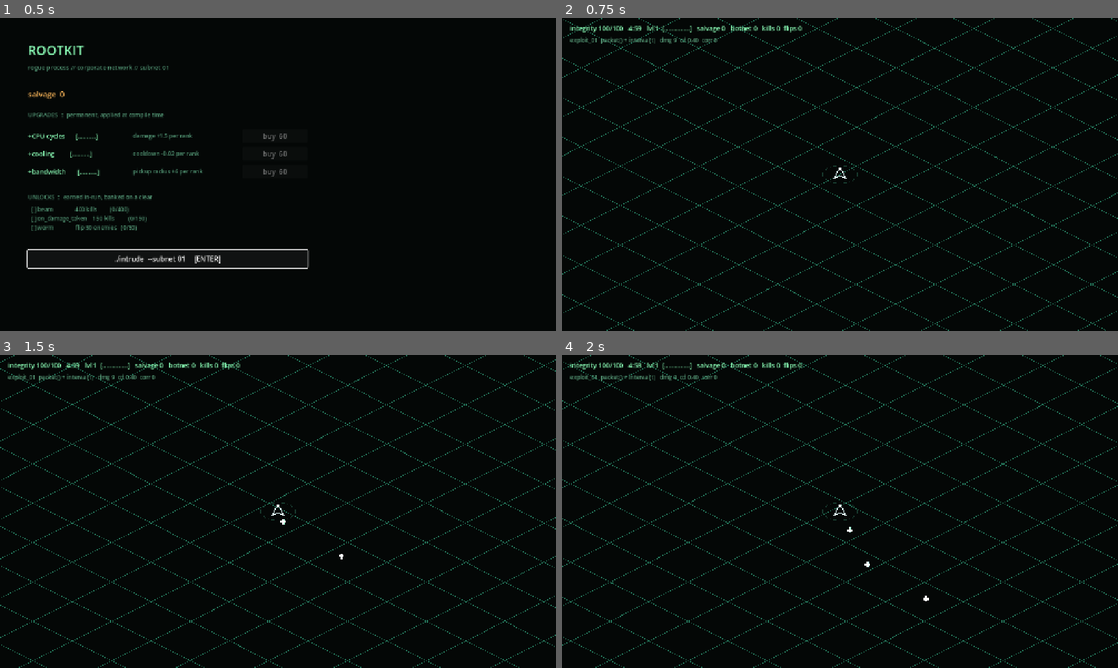
Above: before the commit, frames 1-4 (two rows, left to right).
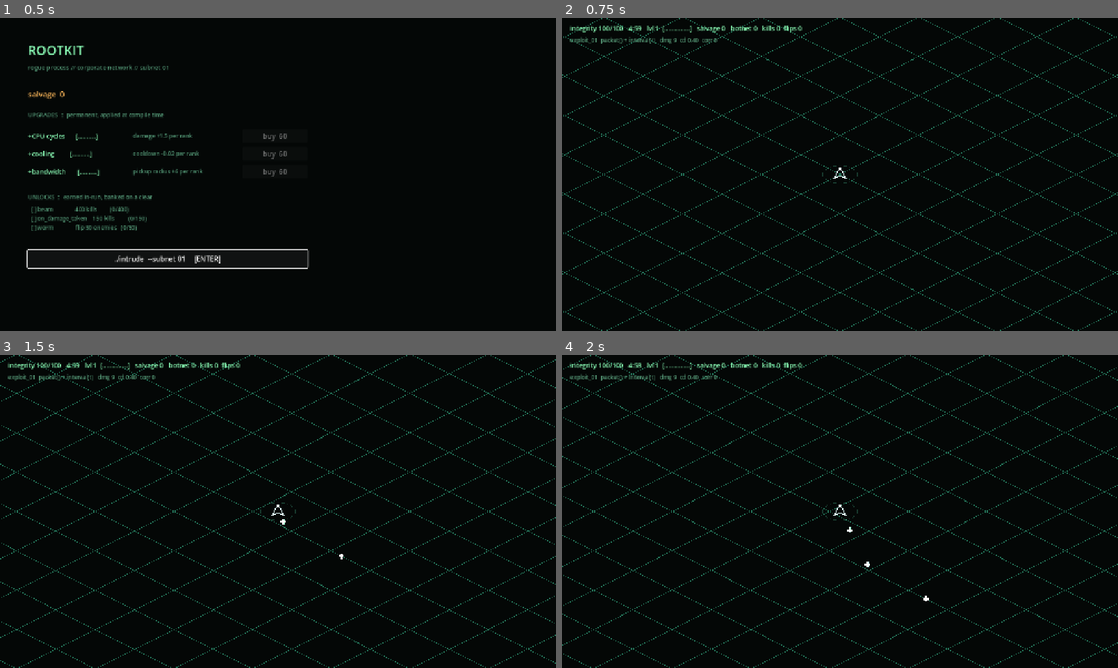
Above: after the commit, the same moments.

Repository: seanperkins/rootkit-game
Game: Godot game, scene res://scenes/main.tscn
Two runs of this game, one before a commit and one after it. Both use one fixed random seed, a clock stepped at 60 frames per second and the inputs below.
Inputs:
- Up to frame 1 (0.5 s): no input
- Up to frame 2 (0.75 s): click "./intrude --subnet 01 [ENTER]" at 0.5 s
- Up to frame 3 (1.5 s): tap Enter at 1.25, 1.35 s; hold D from 1.28 s (still down)
- Up to frame 4 (2 s): keep holding D

Frame 1 is identical in both runs. In frame 2, 2.8% of the frame differs, in the area x 0-100%, y 0-100%; in frame 3, 2.8%; in frame 4, 2.8%.

Commit message:
fix(iso): lattice jumped when the player neared the arena edge
The lattice start was snapped to the grid and THEN clamped to the arena, but
the arena origin (-1600, -1000) is not a multiple of the 96-unit step. Near an
edge the clamp won, so the first line landed off-grid and the whole set shifted
as the player moved.

The player-relative clipping bought nothing to begin with — the arena is 33
vertical lines and 21 horizontal. It now draws the full lattice at fixed world
positions and reads no player state at all, so the lines cannot move with the
camera by construction rather than by arithmetic.

Diff:
--- a/scripts/run/backdrop.gd
+++ b/scripts/run/backdrop.gd
@@ -21,25 +21,26 @@
 		return
 	var o: Vector2 = target.ARENA_ORIGIN
 	var sz: Vector2 = target.ARENA_SIZE
-	var c: Vector2 = target.player_pos
 
-	# Clip in WORLD space to a box around the player, then project. Clipping
-	# after projection would cut the lattice along screen axes and the diagonals
-	# would visibly pop.
-	var reach := 1100.0
-	var x0 := maxf(o.x, floorf((c.x - reach) / STEP) * STEP)
-	var x1 := minf(o.x + sz.x, c.x + reach)
-	var y0 := maxf(o.y, floorf((c.y - reach) / STEP) * STEP)
-	var y1 := minf(o.y + sz.y, c.y + reach)
-
-	var x := x0
-	while x <= x1:
-		draw_line(target.to_iso(Vector2(x, y0)), target.to_iso(Vector2(x, y1)), LINE, 1.0)
-		x += STEP
-	var y := y0
-	while y <= y1:
-		draw_line(target.to_iso(Vector2(x0, y)), target.to_iso(Vector2(x1, y)), LINE, 1.0)
-		y += STEP
+	# The whole lattice, every frame, in fixed world positions.
+	#
+	# It used to be clipped to a box around the player, with the start snapped to
+	# the grid and THEN clamped to the arena — but the arena origin is not a
+	# multiple of STEP, so near an edge the clamp won and every line jumped to a
+	# different offset as the player moved. Clipping bought nothing anyway: the
+	# arena is 34 vertical lines and 21 horizontal ones.
+	var k := int(ceil(o.x / STEP))
+	while k * STEP <= o.x + sz.x:
+		var x := k * STEP
+		draw_line(target.to_iso(Vector2(x, o.y)),
+			target.to_iso(Vector2(x, o.y + sz.y)), LINE, 1.0)
+		k += 1
+	k = int(ceil(o.y / STEP))
+	while k * STEP <= o.y + sz.y:
+		var y := k * STEP
+		draw_line(target.to_iso(Vector2(o.x, y)),
+			target.to_iso(Vector2(o.x + sz.x, y)), LINE, 1.0)
+		k += 1
 
 	_wall(o, sz, 0.0, EDGE, 3.0)
 	_wall(o, sz, 10.0, GLOW, 2.0)
Not shown, added: tools/shot_iso.gd.uid
